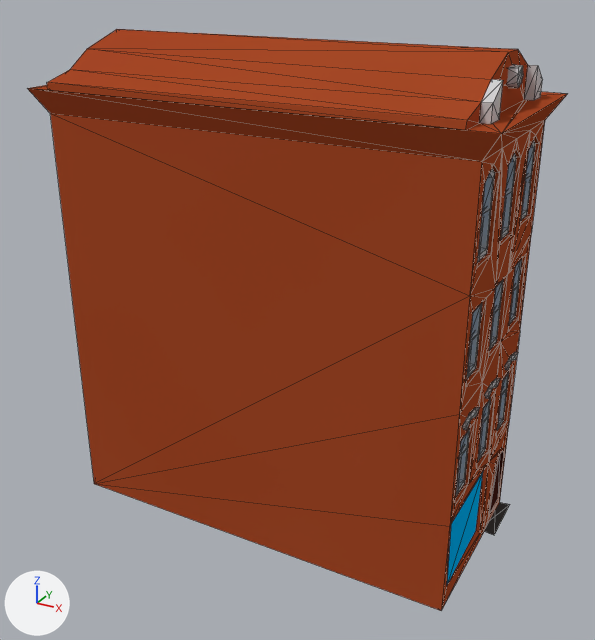
The Blender file The Overcoat/Assets/Models(blend)/Binalar/BuildingExamples/building0/building0.blend as it was, and as the next commit left it.
Rendered twice from a camera (50 mm lens) standing at (17.7, -23.9, 18.6) and looking at (3.7, 1.7, 5.8). The axes (+X, +Y, +Z) are drawn at lower left. The lights are the same throughout. Mesh edges are drawn as thin lines.
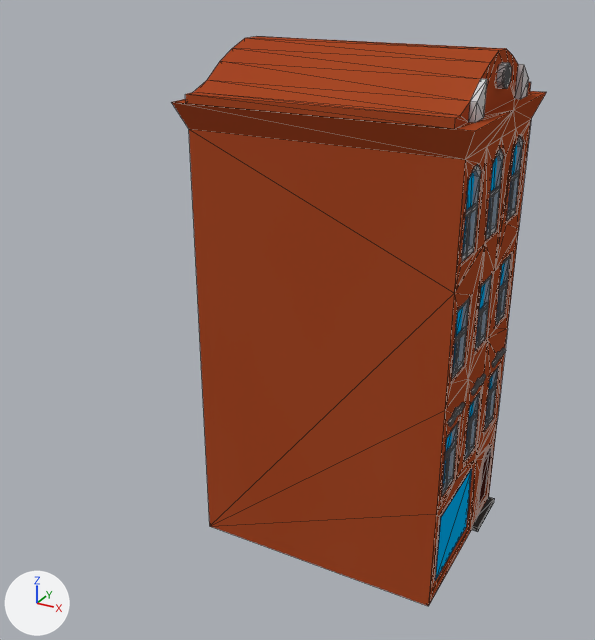
Changed parts and their boxes (x1, y1, x2, y2) in the pictures (595 x 640 px):
'Cube', mesh rescaled, modifiers changed (30% narrower): before (27, 29, 567, 611); after (172, 36, 547, 606)

The change in detail:
me_cube has 709 vertices, 1202 faces and spans x -5.3..11.9, y -2.0..6.0, z -2.6..16.0.
me_cube is used by ob_cube; location (0.0, 0.0, 0.0).
me_cube part 1: the whole mesh is scaled about its middle by (0.588, 1, 1), then moved by (2.8, 0.0, 0.0).
Object 'Cube' (ob_cube) has a DECIMATE modifier named 'Decimate'.
On modifier 'Decimate' of object 'Cube' (ob_cube), ratio goes from 0.525 to 0.842.
